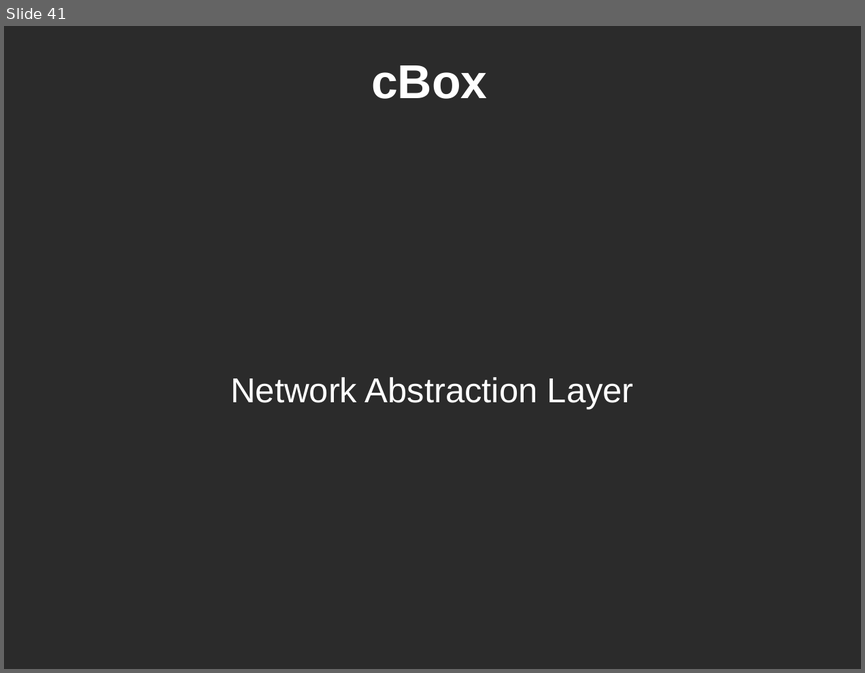
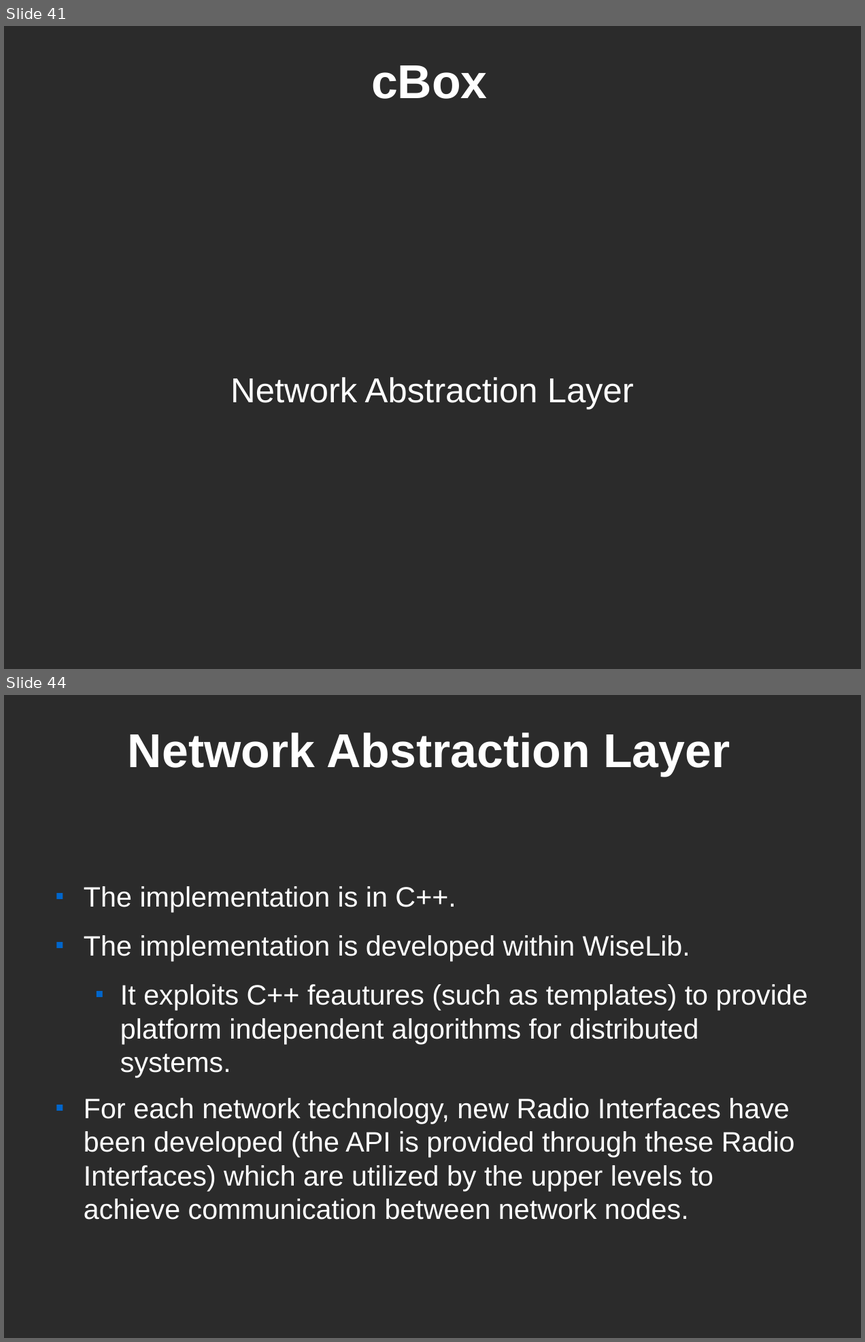
Before and after one commit to CEID-DS/cbox, a slide deck: doc/fosscomm/fosscomm_finalv1.odp. Shown one above the other, each under a label of ours: slide 41 before the commit, slides 41 and 44 after it; the slides between them are not shown. The pictures are 865x673 and 865x1342 pixels, drawn with LibreOffice and Linux fonts; fonts in the diff are those of the drawing; background and template pictures are left out; a plain dark background stands for a picture behind light text. Boxes give left, top, right and bottom in pixels: in the first picture for what was removed or moved away, otherwise in the second. Text is boxed around its words. In the diff, an @@ line names an element or a change of style, - is before the commit and + after.

```diff
--- a/doc/fosscomm/fosscomm_finalv1.odp
+++ b/doc/fosscomm/fosscomm_finalv1.odp
@@ slide 44 added at <box>4,695,861,1338</box>, background picture (left out) @@
@@ title added at <box>128,732,730,777</box>, 44 pt, text #FFFFFF, bold @@
+Network Abstraction Layer
@@ text added at <box>84,886,808,1219</box>, 26 pt, text #FFFFFF @@
+■ The implementation is in C++.
+■ The implementation is developed within WiseLib.
+  ■ It exploits C++ feautures (such as templates) to provide platform independent algorithms for distributed systems.
+■ For each network technology, new Radio Interfaces have been developed (the API is provided through these Radio Interfaces) which are utilized by the upper levels to achieve communication between network nodes.
```
Also in this commit, not shown: 2 slides changed, 2 other slides added, 3 slides removed.
